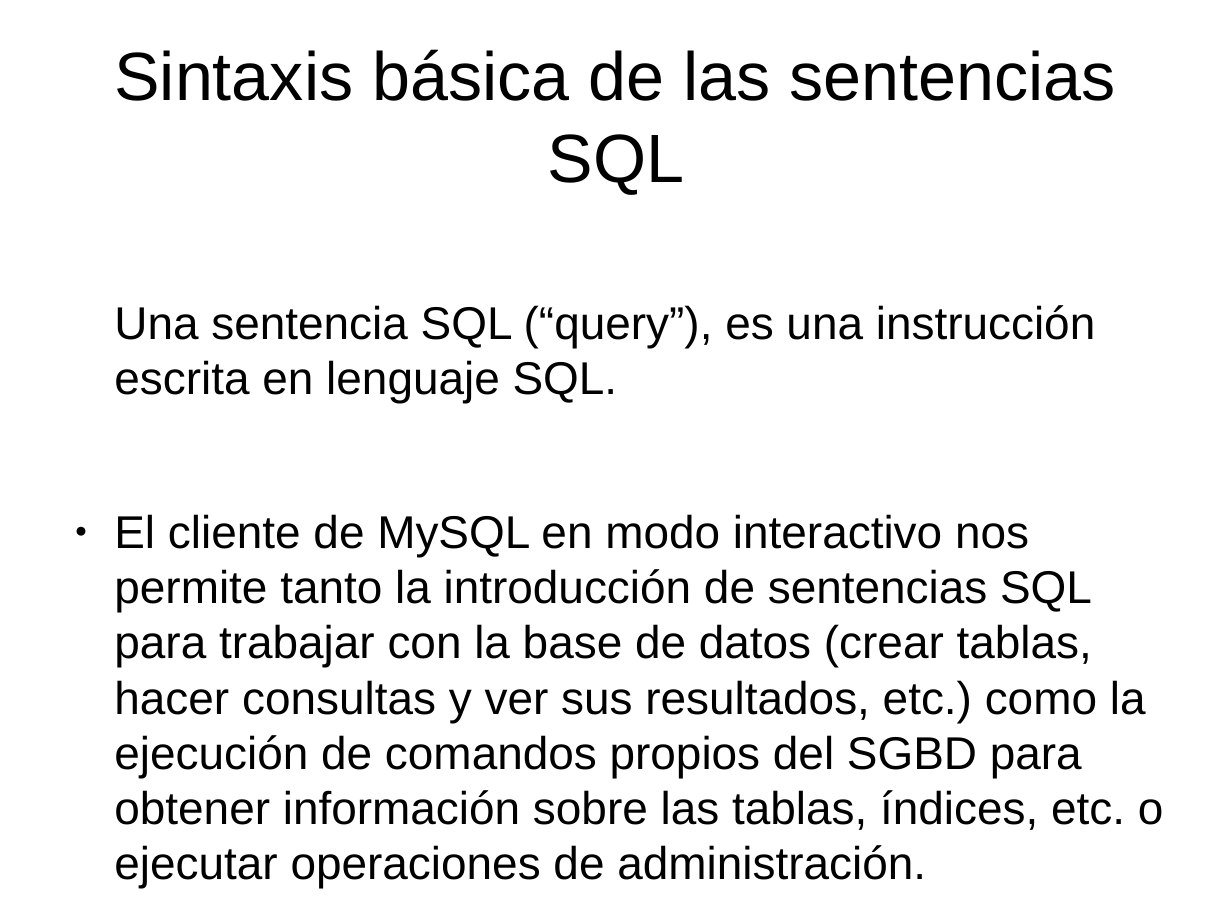
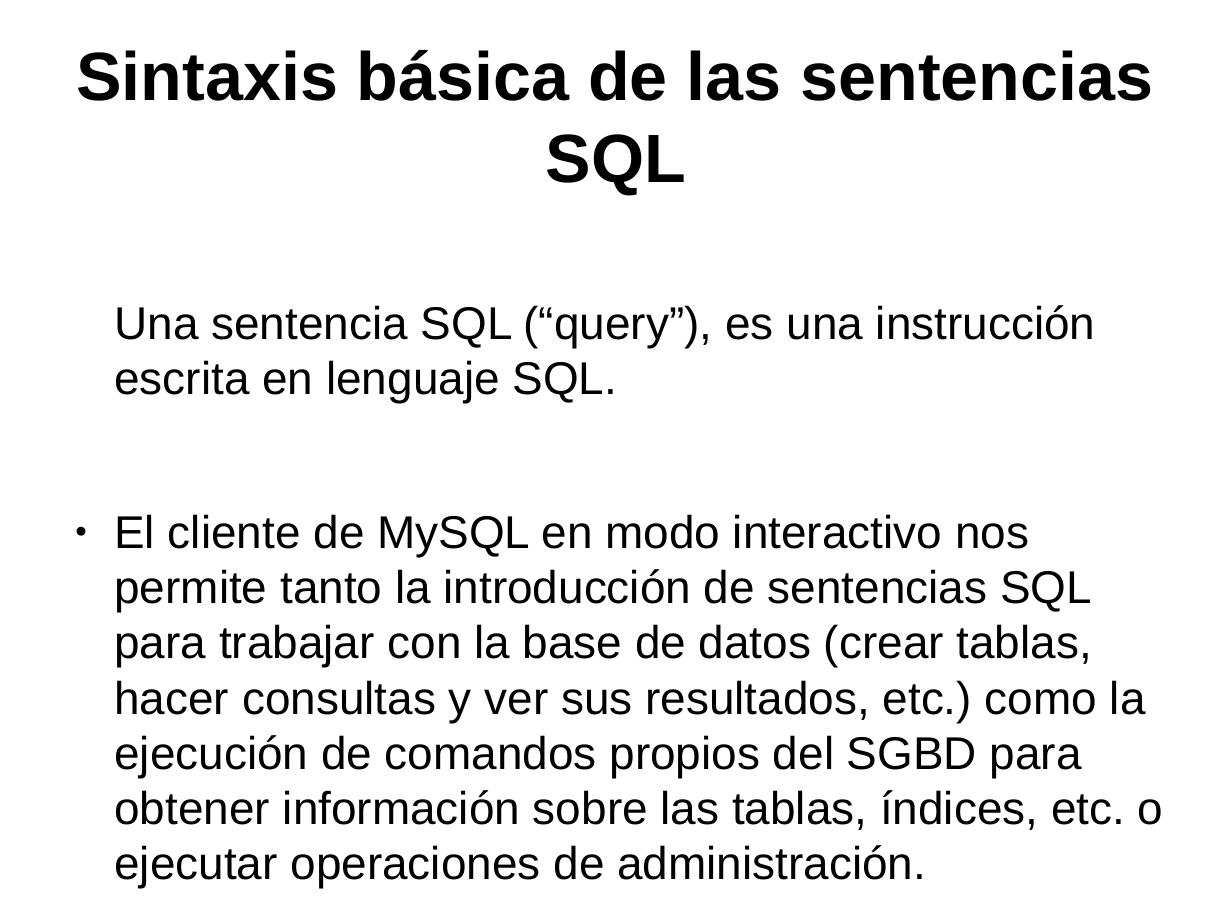
Before and after one commit to psicobyte/CursoPythonAvanzado, a slide deck: slide 16 of BaseDeDatosPython.odp. Drawn at 1232x924 pixels with LibreOffice and Linux fonts; fonts in the diff are those of the drawing. Boxes give left, top, right and bottom in pixels: in the first picture for what was removed or moved away, otherwise in the second. Text is boxed around its words. In the diff, an @@ line names an element or a change of style, - is before the commit and + after.

```diff
--- a/BaseDeDatosPython.odp
+++ b/BaseDeDatosPython.odp
@@ title "Sintaxis básica de las sentencias ..." at box(76, 50, 1154, 194): bold on @@
```
Also in this commit, not shown: 4 other slides changed, 39 slides added, 3 other files.
